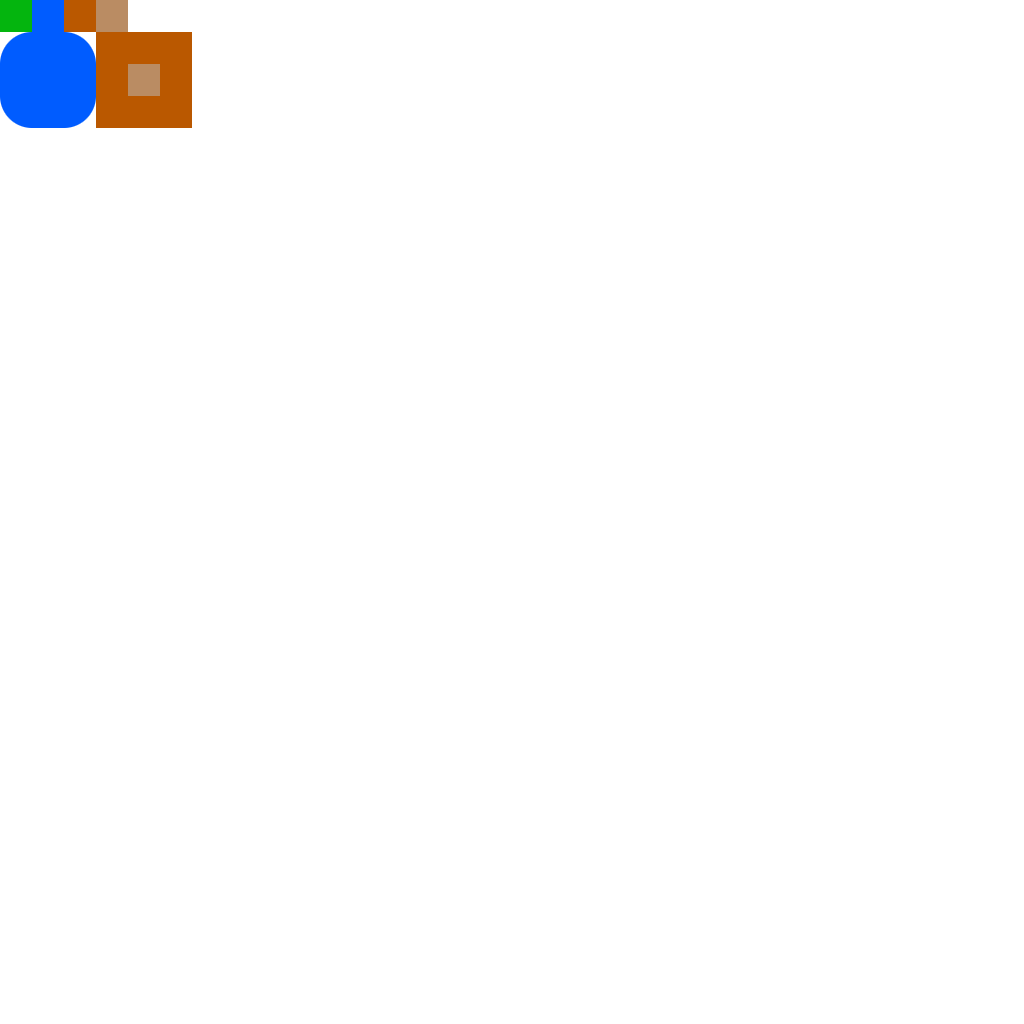
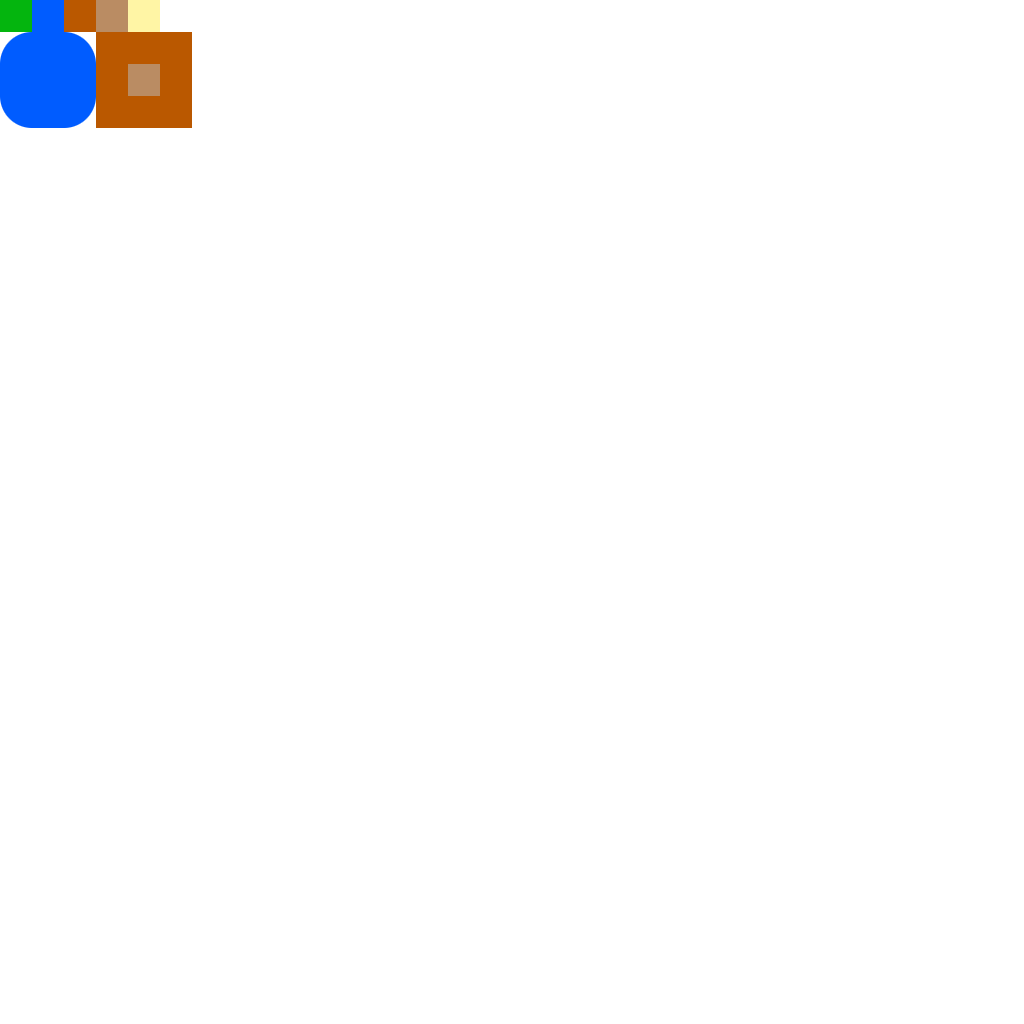
Layered file, before and after one edit (1024x1024). Changes by layer:
painted on "Rahmen" over [128, 0, 160, 32]
